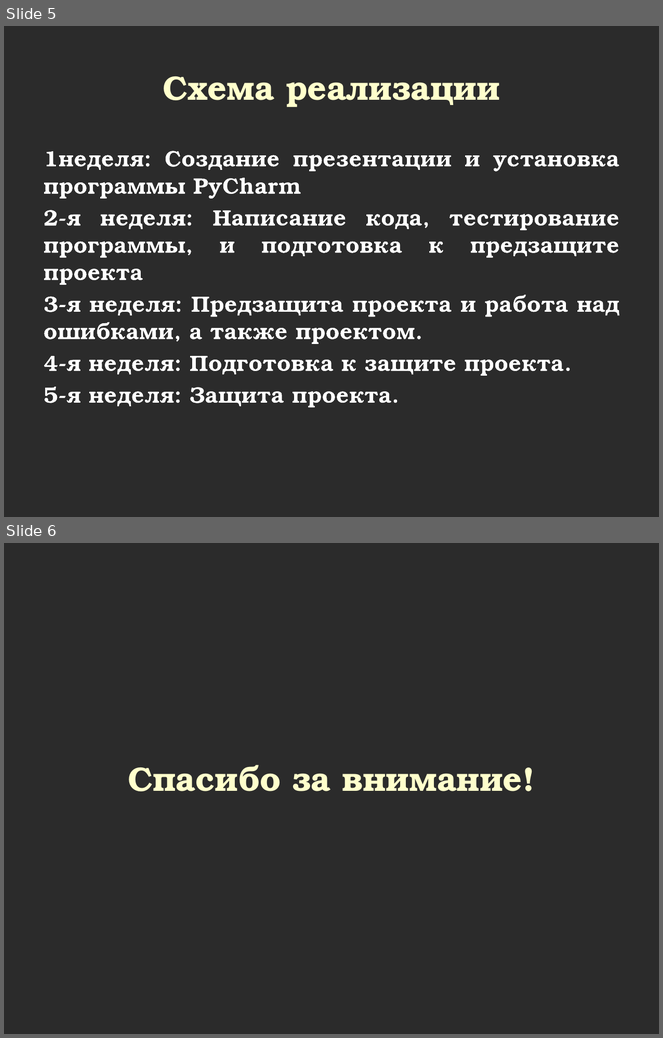
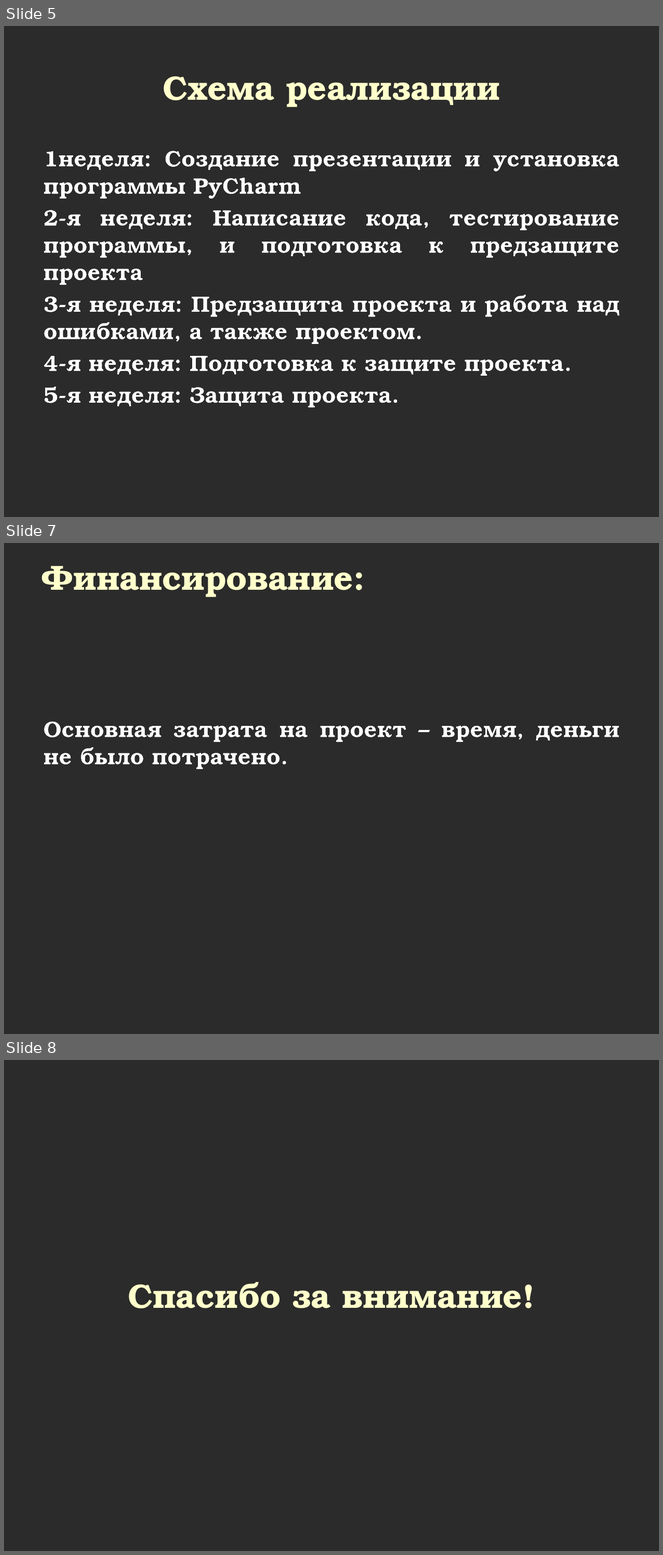
Before and after one commit to platonplaton214-maker/presentaciya, a slide deck: Тема проекта.pptx. Shown one above the other, each under a label of ours: slides 5 and 6 before the commit, slides 5, 7 and 8 after it; the slides between them are not shown. The pictures are 663x1038 and 663x1555 pixels, drawn with LibreOffice and Linux fonts; fonts in the diff are those of the drawing; background and template pictures are left out; a plain dark background stands for a picture behind light text. Boxes give left, top, right and bottom in pixels: in the first picture for what was removed or moved away, otherwise in the second. Text is boxed around its words. In the diff, an @@ line names an element or a change of style, - is before the commit and + after.

```diff
--- a/Тема проекта.pptx
+++ b/Тема проекта.pptx
@@ slide 7 added at (x1=4, y1=543, x2=659, y2=1034), background picture (left out) @@
@@ title added at (x1=41, y1=566, x2=365, y2=597), 37 pt, text #FFFFCC, bold @@
+Финансирование:
@@ text added at (x1=44, y1=721, x2=620, y2=769), 25 pt, text #FFFFFF, bold @@
+Основная затрата на проект – время, деньги не было потрачено.
@@ what was slide 6 is now slide 8 @@
```
Also in this commit, not shown: 1 other slide added.
